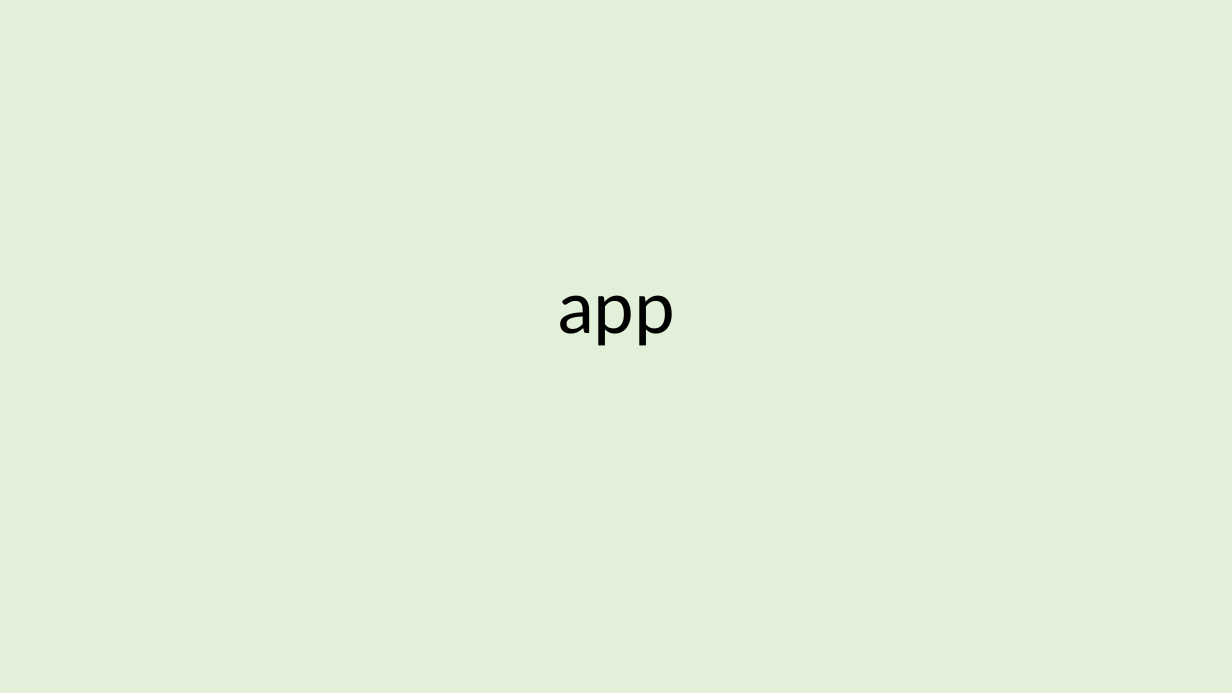
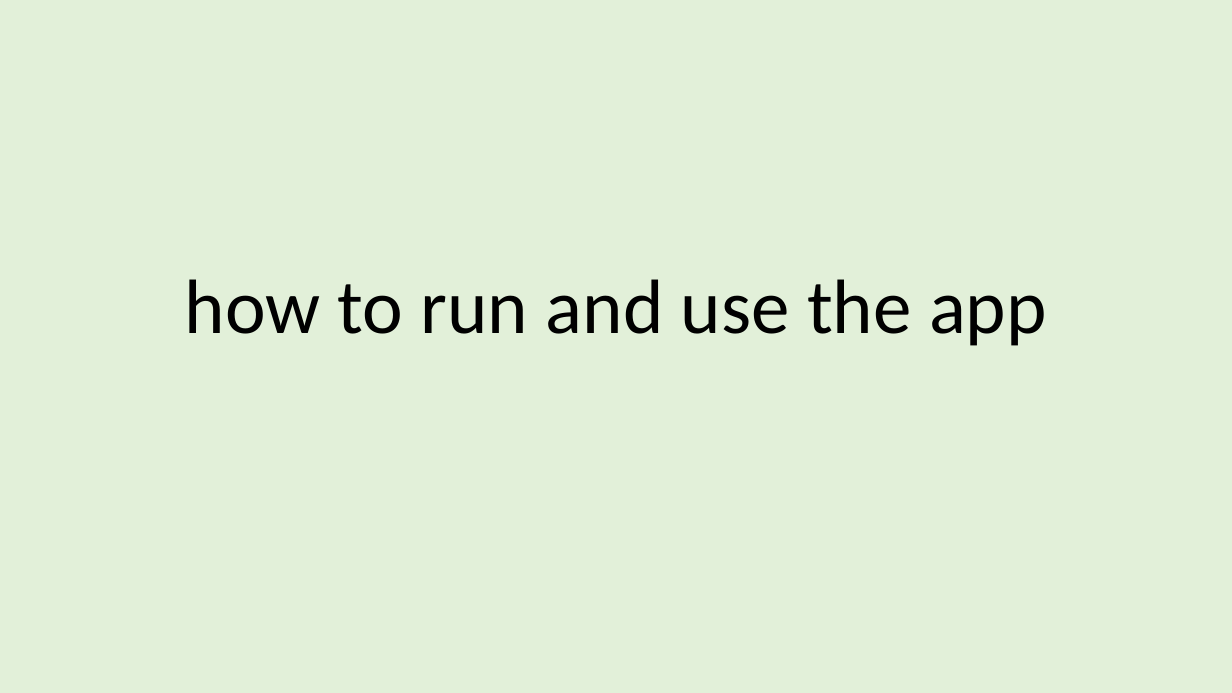
Before and after one commit to jorritvm/stocks_dashboard, a slide deck: slide 16 of doc/stock_dashboard_documentation.pptx (slide 21 before the commit). Drawn at 1232x693 pixels with LibreOffice and Linux fonts; fonts in the diff are those of the drawing. Boxes give left, top, right and bottom in pixels: in the first picture for what was removed or moved away, otherwise in the second. Text is boxed around its words. In the diff, an @@ line names an element or a change of style, - is before the commit and + after.

```diff
--- a/doc/stock_dashboard_documentation.pptx
+++ b/doc/stock_dashboard_documentation.pptx
@@ title at bbox=[185, 279, 1047, 346]: text changed @@
-app
+how to run and use the app
```
Also in this commit, not shown: 3 other slides changed, 2 slides added, 1 slide removed, 7 other files.
